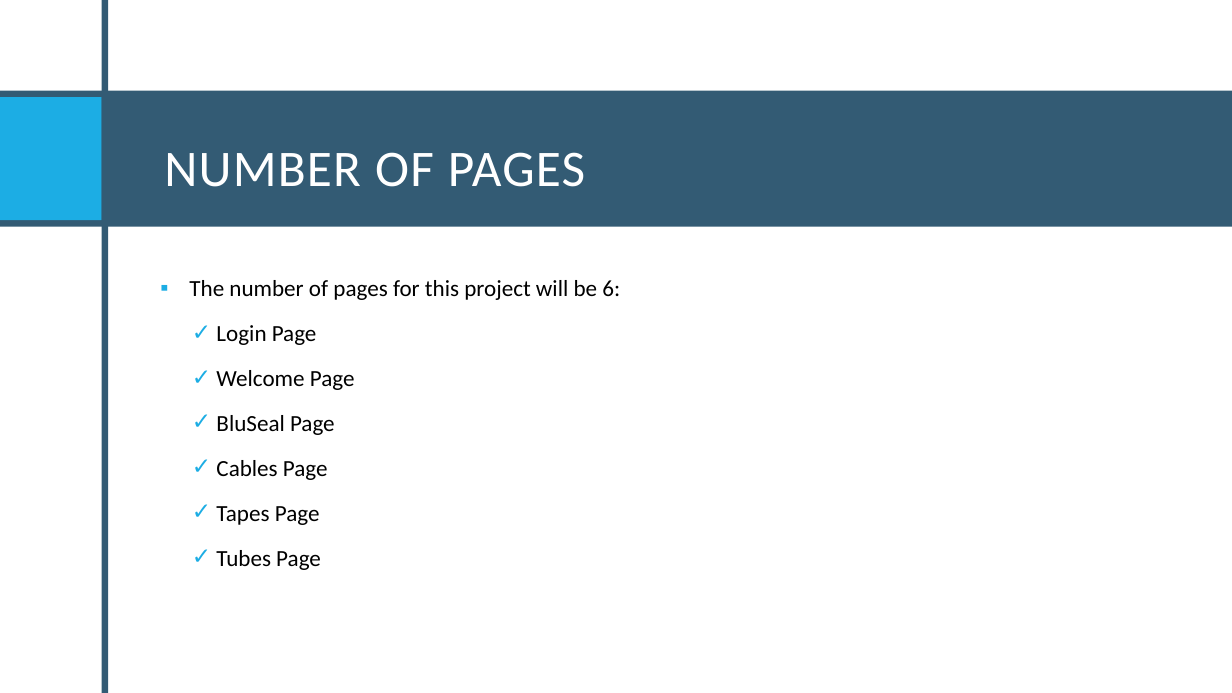
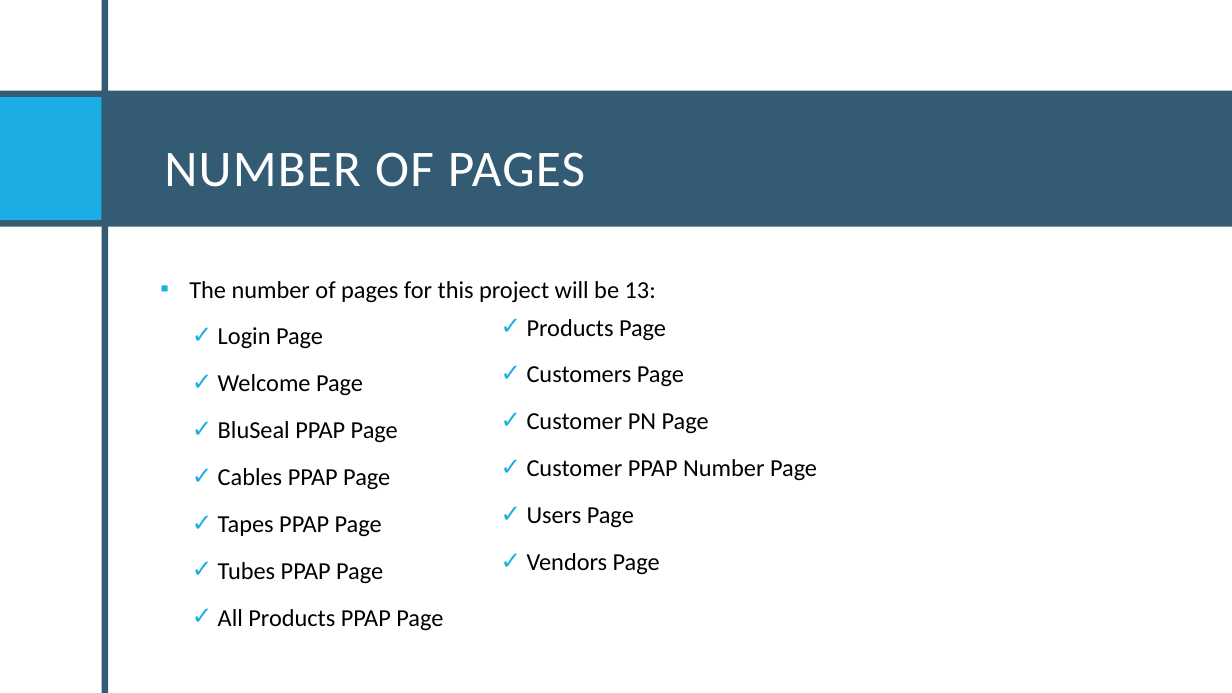
Before and after one commit to Santiago-004/proyecto, a slide deck: slide 23 of Proyecto Final.pptx. Drawn at 1232x693 pixels with LibreOffice and Linux fonts; fonts in the diff are those of the drawing. Boxes give left, top, right and bottom in pixels: in the first picture for what was removed or moved away, otherwise in the second. Text is boxed around its words. In the diff, an @@ line names an element or a change of style, - is before the commit and + after.

```diff
--- a/Proyecto Final.pptx
+++ b/Proyecto Final.pptx
@@ text at [189,281,656,303]: text changed; size 18 to 19 pt @@
-▪ The number of pages for this project will be 6:
+▪ The number of pages for this project will be 13:
@@ text at [218,327,363,396]: size 18 to 19 pt in "Login Page", "Welcome Page" @@
@@ text added at [527,319,817,575], 19 pt, text #000000 @@
+    ✓ Products Page
+    ✓ Customers Page
+    ✓ Customer PN Page
+    ✓ Customer PPAP Number Page
+    ✓ Users Page
+    ✓ Vendors Page
@@ text at [218,421,443,631]: text changed; size 18 to 19 pt @@
-    ✓ BluSeal Page
-    ✓ Cables Page
-    ✓ Tapes Page
-    ✓ Tubes Page
+    ✓ BluSeal PPAP Page
+    ✓ Cables PPAP Page
+    ✓ Tapes PPAP Page
+    ✓ Tubes PPAP Page
+    ✓ All Products PPAP Page
```
Also in this commit, not shown: 23 other slides changed, 7 slides added, 2 other files.
